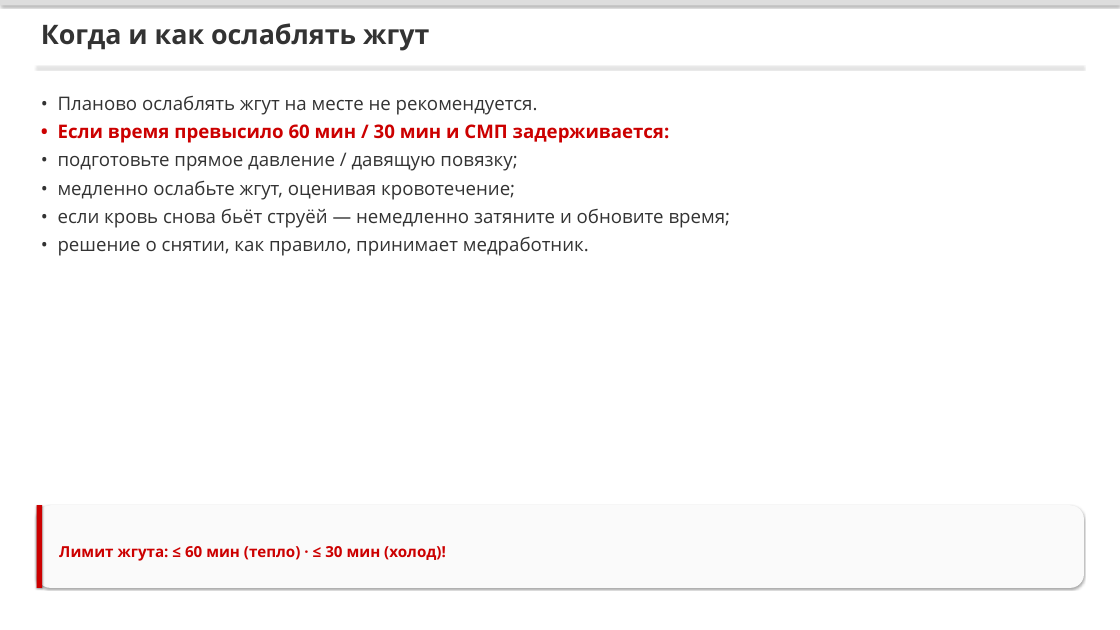
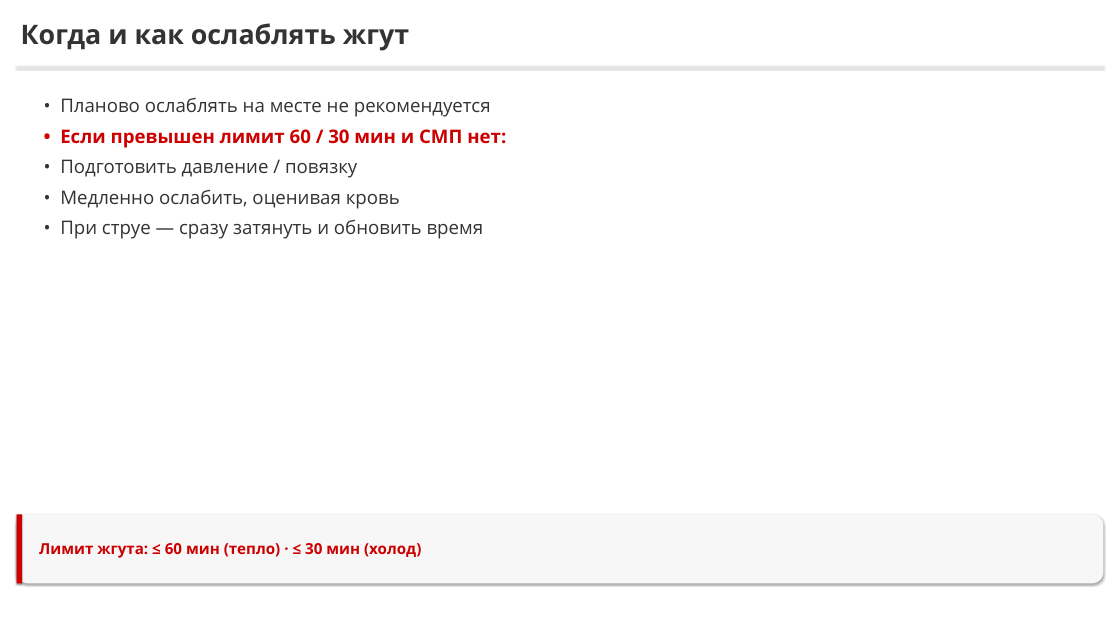
Before and after one commit to lysakalenushka-hash/-, a slide deck: slide 12 of tema2_bleeding/Последовательность_остановки_кровотечения.pptx (slide 13 before the commit). Drawn at 1120x630 pixels with LibreOffice and Linux fonts; fonts in the diff are those of the drawing. Boxes give left, top, right and bottom in pixels: in the first picture for what was removed or moved away, otherwise in the second. Text is boxed around its words. In the diff, an @@ line names an element or a change of style, - is before the commit and + after.

```diff
--- a/tema2_bleeding/Последовательность_остановки_кровотечения.pptx
+++ b/tema2_bleeding/Последовательность_остановки_кровотечения.pptx
@@ rectangle removed at (0,0,1120,5) @@
@@ text "Когда и как ослаблять жгут": place and size @@
-text "Когда и как ослаблять жгут" at (41,23,429,51)
+text "Когда и как ослаблять жгут" at (21,23,409,51)
@@ rectangle: place and size @@
-rectangle at (37,67,1083,68)
+rectangle at (16,67,1103,68)
@@ text at (60,98,506,239): text changed @@
-• Планово ослаблять жгут на месте не рекомендуется.
-• Если время превысило 60 мин / 30 мин и СМП задерживается:
-• подготовьте прямое давление / давящую повязку;
-• медленно ослабьте жгут, оценивая кровотечение;
-• если кровь снова бьёт струёй — немедленно затяните и обновите время;
-• решение о снятии, как правило, принимает медработник.
+• Планово ослаблять на месте не рекомендуется
+• Если превышен лимит 60 / 30 мин и СМП нет:
+• Подготовить давление / повязку
+• Медленно ослабить, оценивая кровь
+• При струе — сразу затянуть и обновить время
@@ rectangle: place and size @@
-rectangle at (37,505,42,588)
+rectangle at (16,514,22,583)
@@ rounded rectangle: place and size @@
-rounded rectangle at (37,505,1083,588)
+rounded rectangle at (16,514,1103,583)
@@ rounded rectangle at (16,514,1103,583): fill #FAFAFA to #F7F7F7 @@
@@ text at (39,543,421,558): text changed @@
-Лимит жгута: ≤ 60 мин (тепло) · ≤ 30 мин (холод)!
+Лимит жгута: ≤ 60 мин (тепло) · ≤ 30 мин (холод)
```
Also in this commit, not shown: 8 other slides changed, 5 slides added, 6 slides removed, 7 other files.
